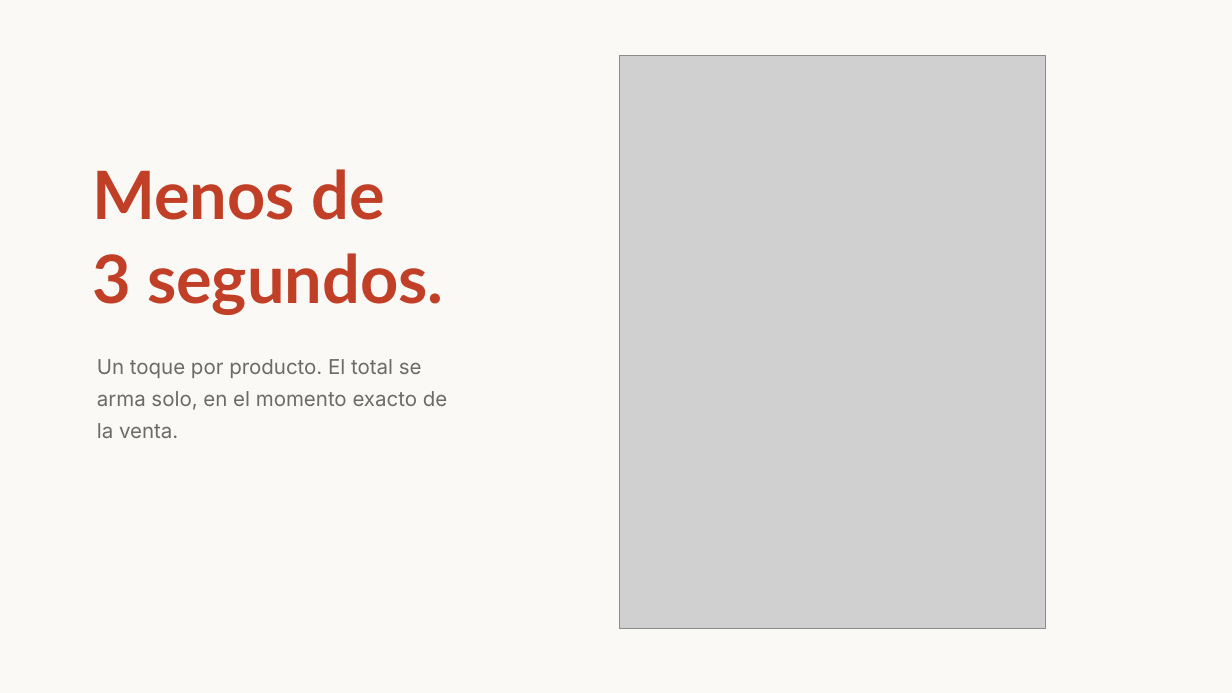
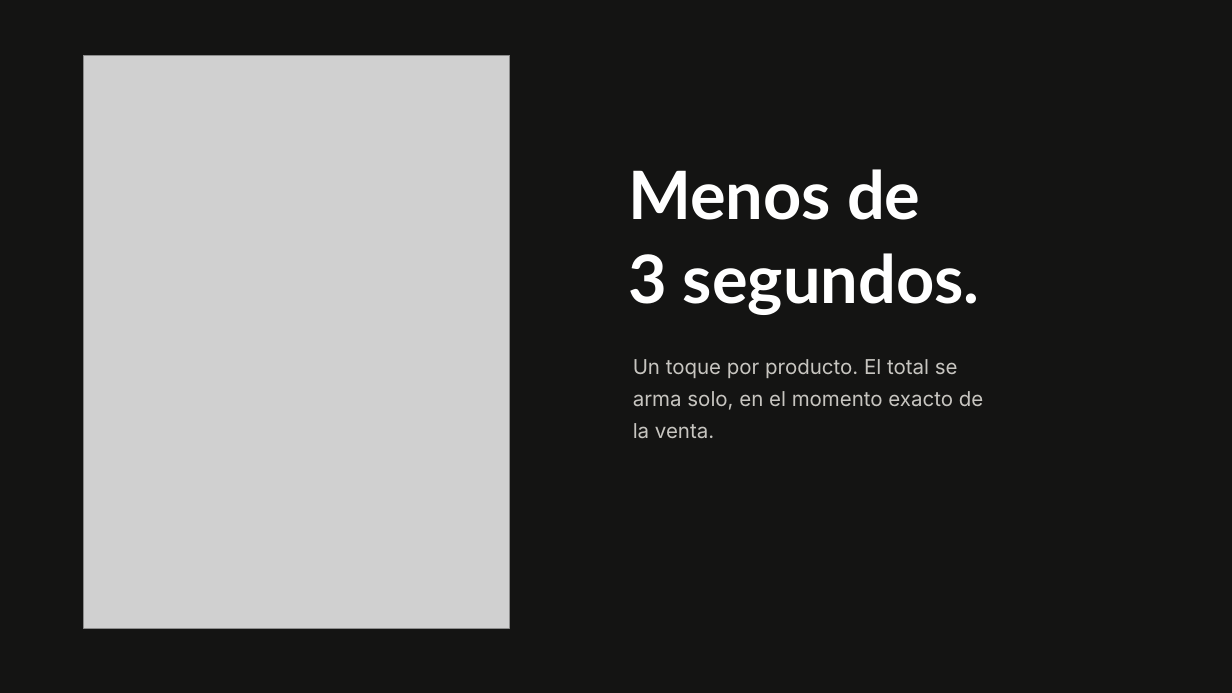
Before and after one commit to claudiafalcon/nahui, a slide deck: slide 4 of evidence/2026-08-22-demo-day/Nahui - Pitch Demo Day.pptx. Drawn at 1232x693 pixels with LibreOffice and Linux fonts; fonts in the diff are those of the drawing; grey boxes stand for pictures. Boxes give left, top, right and bottom in pixels: in the first picture for what was removed or moved away, otherwise in the second. Text is boxed around its words. In the diff, an @@ line names an element or a change of style, - is before the commit and + after.

Commit message:
redesign(demo-day): full-bleed diagrams and varied layouts for pitch deck
Slides 7-9 (equipo/ciclo/timeline) were three crops of the same shared
HTML sheet, cream background, tiny box, huge dead space below - felt
like the same image repeated. Rebuilt each as its own full-bleed
1280x720 design: equipo stays a light org-chart tree, ciclo becomes a
dark radial wheel (Hallazgo real as the hub), timeline becomes a
two-column light layout. Also broke up slides 3-5 (three identical
cream-bg, image-right screenshots) by alternating background and
image side per slide.

```diff
--- a/evidence/2026-08-22-demo-day/Nahui - Pitch Demo Day.pptx
+++ b/evidence/2026-08-22-demo-day/Nahui - Pitch Demo Day.pptx
@@ rectangle at box(0, 0, 1232, 693): fill #FAF9F5 to #141413 @@
@@ picture: place and size @@
-picture at box(619, 55, 1046, 628)
+picture at box(83, 55, 510, 628)
@@ text "Menos de 3 segundos.": place and size @@
-text "Menos de 3 segundos." at box(92, 169, 444, 315)
+text "Menos de 3 segundos." at box(628, 169, 980, 315)
@@ text "Menos de 3 segundos." at box(628, 169, 980, 315): text colour #C13F26 to #FFFFFF @@
@@ text "Un toque por producto. El ...": place and size @@
-text "Un toque por producto. El ..." at box(97, 359, 447, 438)
+text "Un toque por producto. El ..." at box(633, 359, 983, 438)
@@ text "Un toque por producto. El ..." at box(633, 359, 983, 438): text colour #6B6B67 to #C7C5C0 @@
```
Also in this commit, not shown: 2 other slides changed, 2 slides added, 2 slides removed, 3 other files.
